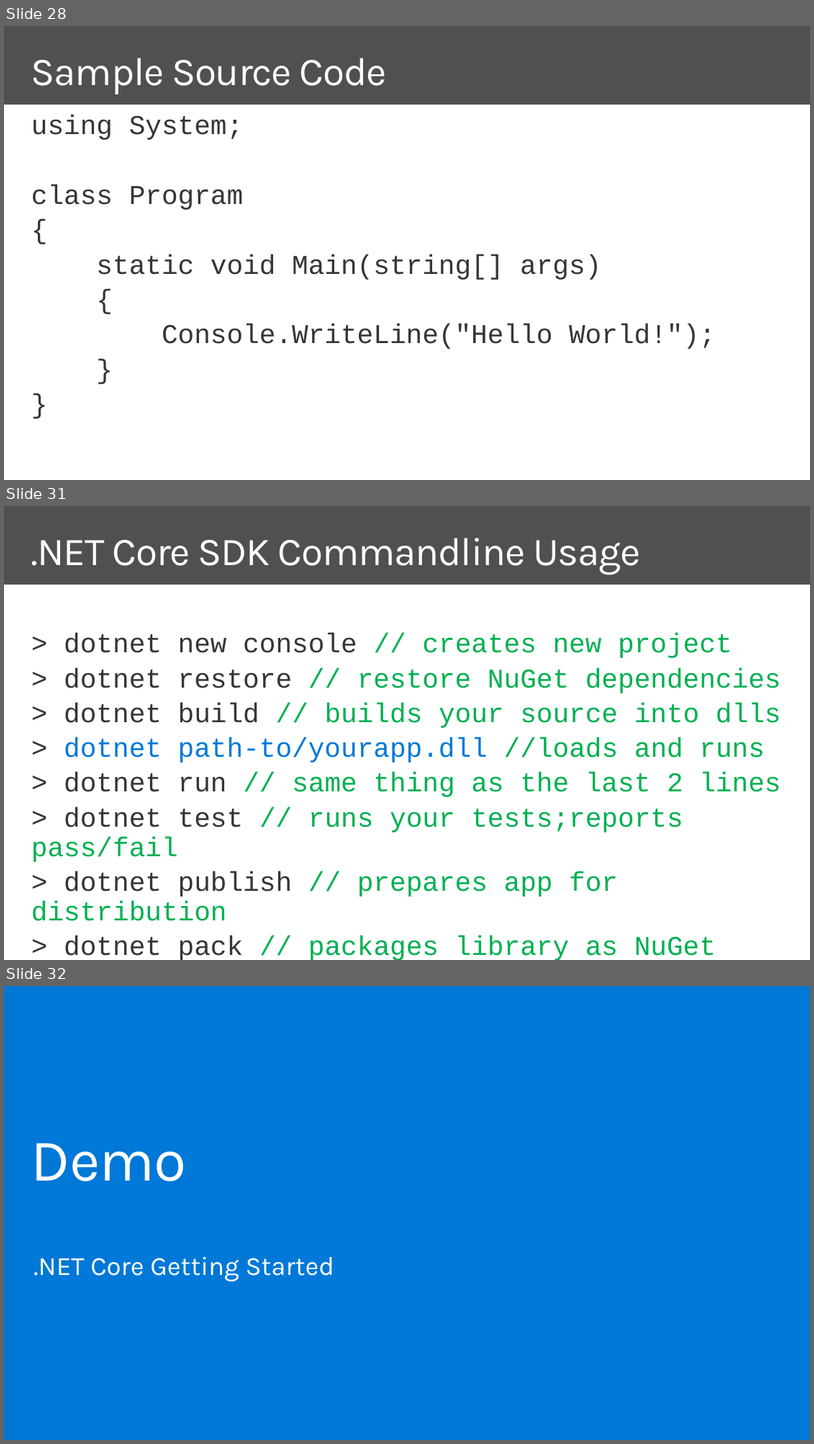
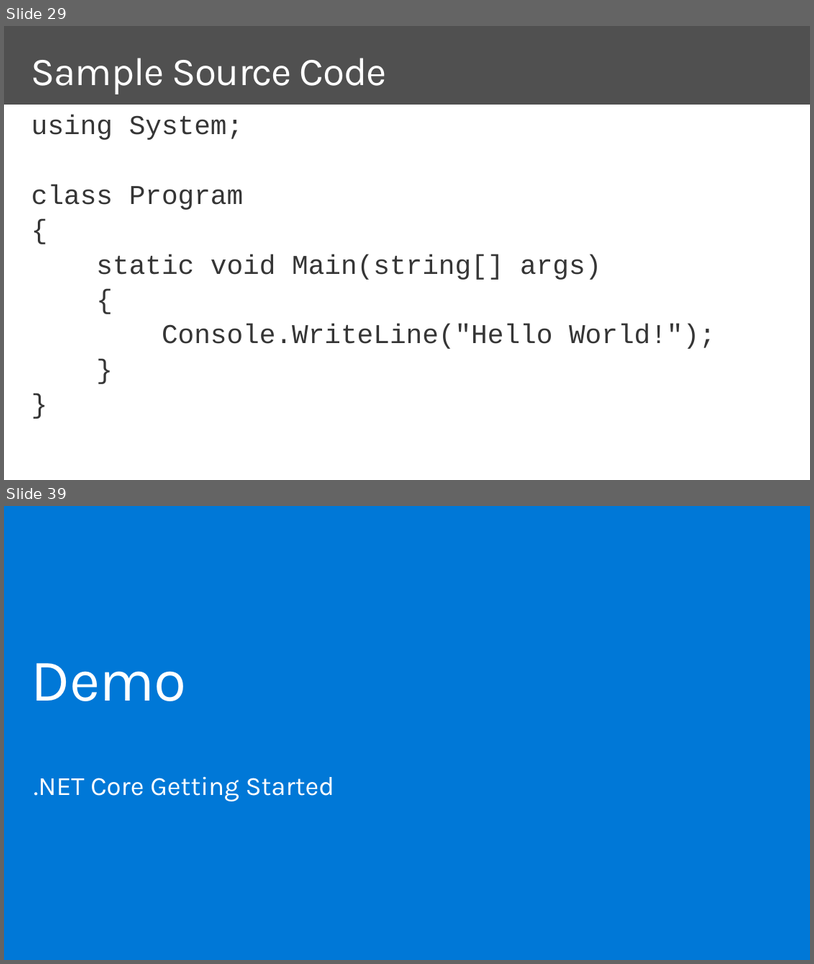
Before and after one commit to dotnet-presentations/dotnetcore-workshop, a slide deck: 1-Overview-Tools-Acquisition/netcore-workshop-overview-tools.pptx. Shown one above the other, each under a label of ours: slides 28, 31 and 32 before the commit, slides 29 and 39 after it; the slides between them are not shown. The pictures are 814x1444 and 814x964 pixels, drawn with LibreOffice and Linux fonts; fonts in the diff are those of the drawing; background and template pictures are left out. Boxes give left, top, right and bottom in pixels: in the first picture for what was removed or moved away, otherwise in the second. Text is boxed around its words. In the diff, an @@ line names an element or a change of style, - is before the commit and + after.

```diff
--- a/1-Overview-Tools-Acquisition/netcore-workshop-overview-tools.pptx
+++ b/1-Overview-Tools-Acquisition/netcore-workshop-overview-tools.pptx
@@ slide 31 removed at (x1=4, y1=506, x2=810, y2=960), background #505050; not listed: 1 template element that a slide beside it also shows @@
@@ title removed at (x1=31, y1=538, x2=640, y2=575) @@
-.NET Core SDK Commandline Usage
@@ text removed at (x1=31, y1=633, x2=782, y2=960) @@
-> dotnet new console // creates new project
-> dotnet restore // restore NuGet dependencies
-> dotnet build // builds your source into dlls
-> dotnet path-to/yourapp.dll //loads and runs
-> dotnet run // same thing as the last 2 lines
-> dotnet test // runs your tests;reports pass/fail
-> dotnet publish // prepares app for distribution
-> dotnet pack // packages library as NuGet package
@@ what was slide 28 is now slide 29 @@
@@ what was slide 32 is now slide 39 @@
```
Also in this commit, not shown: 20 slides changed, 3 slides added, 4 other slides removed.
